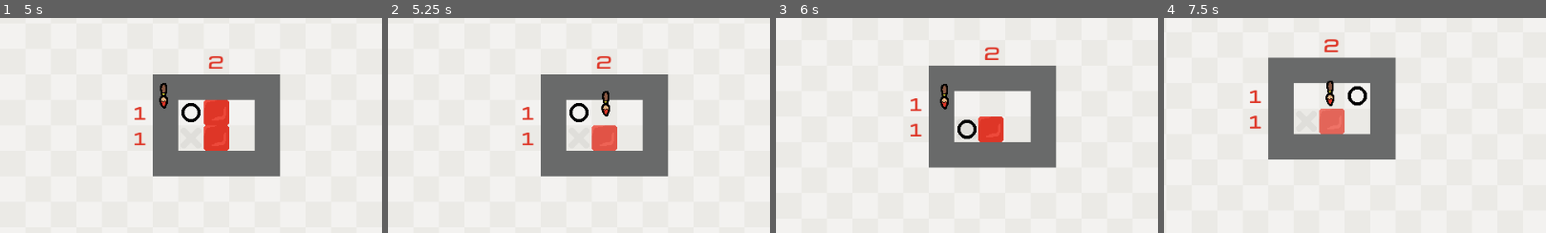
Above: before the commit, frames 1-4 (left to right).
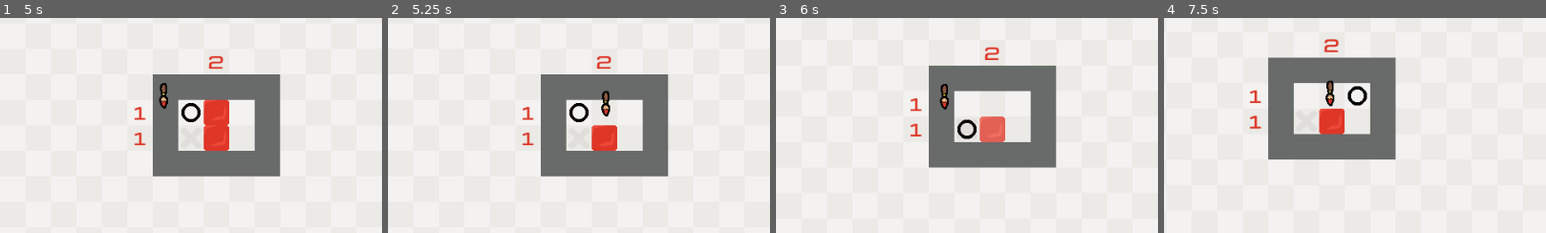
Above: after the commit, the same moments.

Repository: btoosey/Godot-Wild-Jam-99
Game: Godot game, scene res://scenes/main/main.tscn
The game is run twice, just before and just after one commit, with the same random seed, the same clock (stepped at 60 frames per second) and the same inputs.
Inputs (mouse positions are % of the whole screen's width and height, from its top left):
- Up to frame 1 (5 s): click "Start Game" at 0.5 s; click "Level 1" at 1.25 s; click (15, 77) at 2 s; tap Enter at 2.75 s; move the mouse to (45, 70) at 2.77 s; hold Right mouse button (erase) 2.78-3.53 s; hold W (player_up) 2.78-4.28 s; move the mouse to (80, 65) at 3.52 s; click (80, 65) at 3.6 s; tap Space (toggle_combine) at 4.25 s; move the mouse to (20, 35) at 4.27 s; hold A (player_left) from 4.28 s (still down); hold Space (toggle_combine) from 4.28 s (still down)
- Up to frame 2 (5.25 s): keep holding A (player_left); tap Enter at 5 s; move the mouse to (55, 50) at 5.02 s; release Space (toggle_combine) at 5.03 s; tap Q (undo) at 5.1 s
- Up to frame 3 (6 s): move the mouse to (35, 25) at 5.77 s; release A (player_left) at 5.78 s; hold S (player_down) from 5.78 s (still down); hold Right mouse button (erase) from 5.78 s (still down)
- Up to frame 4 (7.5 s): move the mouse to (72, 45) at 6.52 s; release S (player_down) at 6.53 s; release Right mouse button (erase) at 6.53 s; hold D (player_right) 6.53-7.28 s; click (72, 45) at 6.6 s; move the mouse to (30, 55) at 7.27 s; hold W (player_up) from 7.28 s (still down); hold Space (toggle_combine) from 7.28 s (still down)
The pictures show only the part of the screen within x 25-75%, y 28-78%; the shares and areas given below are measured in that part.

Frame 1 is identical in both runs. In frame 2, 0.7% of the frame differs, in the area x 53-60%, y 50-62%; in frame 3, 0.9%, in the area x 52-60%, y 45-58%; in frame 4, 0.8%.

Commit message:
UPDATE: slowed animations

Diff:
--- a/scenes/paintbrush/paintbrush.gd
+++ b/scenes/paintbrush/paintbrush.gd
@@ -7,11 +7,11 @@
 @export_range(0.0, 1.0) var inactive_layer_alpha: float = 0.3
 
 @export_group("Check Animation")
-@export var layer_spread: Vector2 = Vector2(-8, -40)
+@export var layer_spread: Vector2 = Vector2(-24, -48)
 @export var wait_time: float = 0.8
-@export var spread_time: float = 0.4
-@export var combine_time: float = 0.4
-@export var blend_time: float = 0.8
+@export var spread_time: float = 0.8
+@export var combine_time: float = 0.8
+@export var blend_time: float = 0.4
 
 @onready var skin: Sprite2D = $Visuals/Skin
 @onready var palette: Node2D = $Palette
